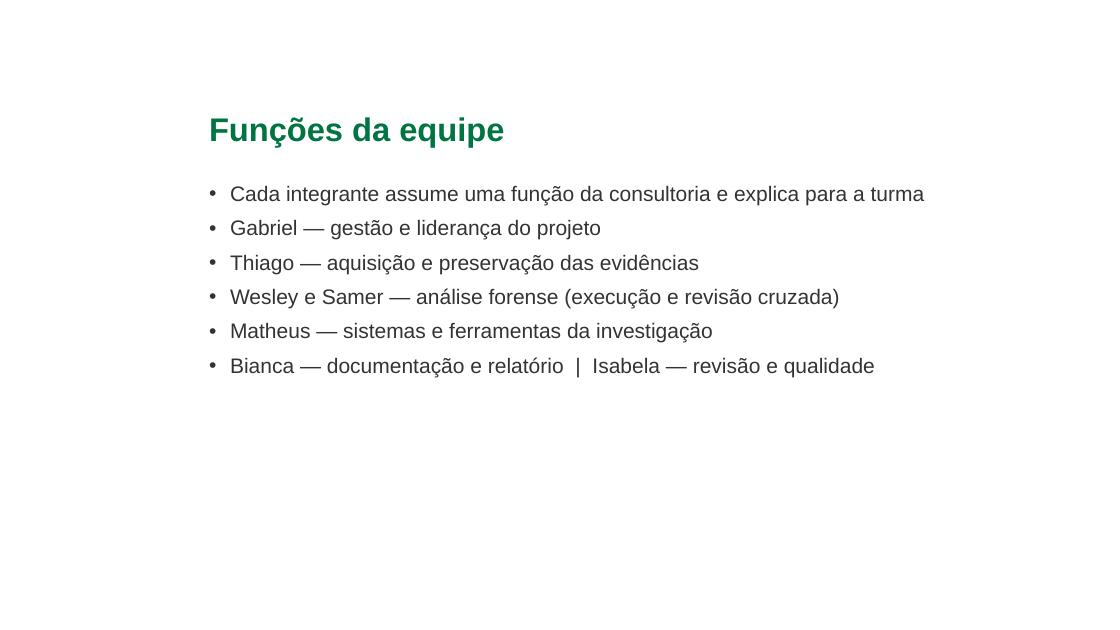
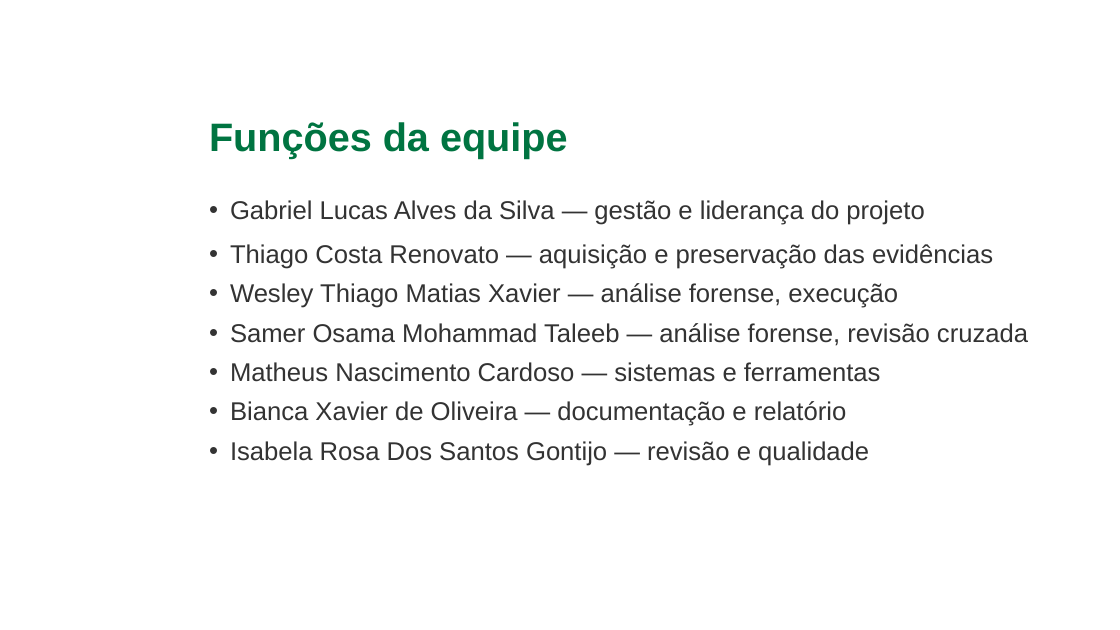
Before and after one commit to gabriellucasalves/Nexus-interprise, a slide deck: slide 3 of docs/caso-techcorp/Nexus_Apresentacao_Caso_TechCorp_Ajustada_Final.pptx (slide 21 before the commit). Drawn at 1120x630 pixels with LibreOffice and Linux fonts; fonts in the diff are those of the drawing; background and template pictures are left out. Boxes give left, top, right and bottom in pixels: in the first picture for what was removed or moved away, otherwise in the second. Text is boxed around its words. In the diff, an @@ line names an element or a change of style, - is before the commit and + after.

```diff
--- a/docs/caso-techcorp/Nexus_Apresentacao_Caso_TechCorp_Ajustada_Final.pptx
+++ b/docs/caso-techcorp/Nexus_Apresentacao_Caso_TechCorp_Ajustada_Final.pptx
@@ title "Funções da equipe" at [209,122,568,158]: size 28 to 34 pt; more space between paragraphs @@
@@ text at [230,200,1028,466]: text changed; size 18 to 22 pt @@
-• Cada integrante assume uma função da consultoria e explica para a turma
-• Gabriel — gestão e liderança do projeto
-• Thiago — aquisição e preservação das evidências
-• Wesley e Samer — análise forense (execução e revisão cruzada)
-• Matheus — sistemas e ferramentas da investigação
-• Bianca — documentação e relatório | Isabela — revisão e qualidade
+• Gabriel Lucas Alves da Silva — gestão e liderança do projeto
+• Thiago Costa Renovato — aquisição e preservação das evidências
+• Wesley Thiago Matias Xavier — análise forense, execução
+• Samer Osama Mohammad Taleeb — análise forense, revisão cruzada
+• Matheus Nascimento Cardoso — sistemas e ferramentas
+• Bianca Xavier de Oliveira — documentação e relatório
+• Isabela Rosa Dos Santos Gontijo — revisão e qualidade
```
Also in this commit, not shown: 27 other slides changed, 13 slides added, 2 slides removed, 1 other file.
